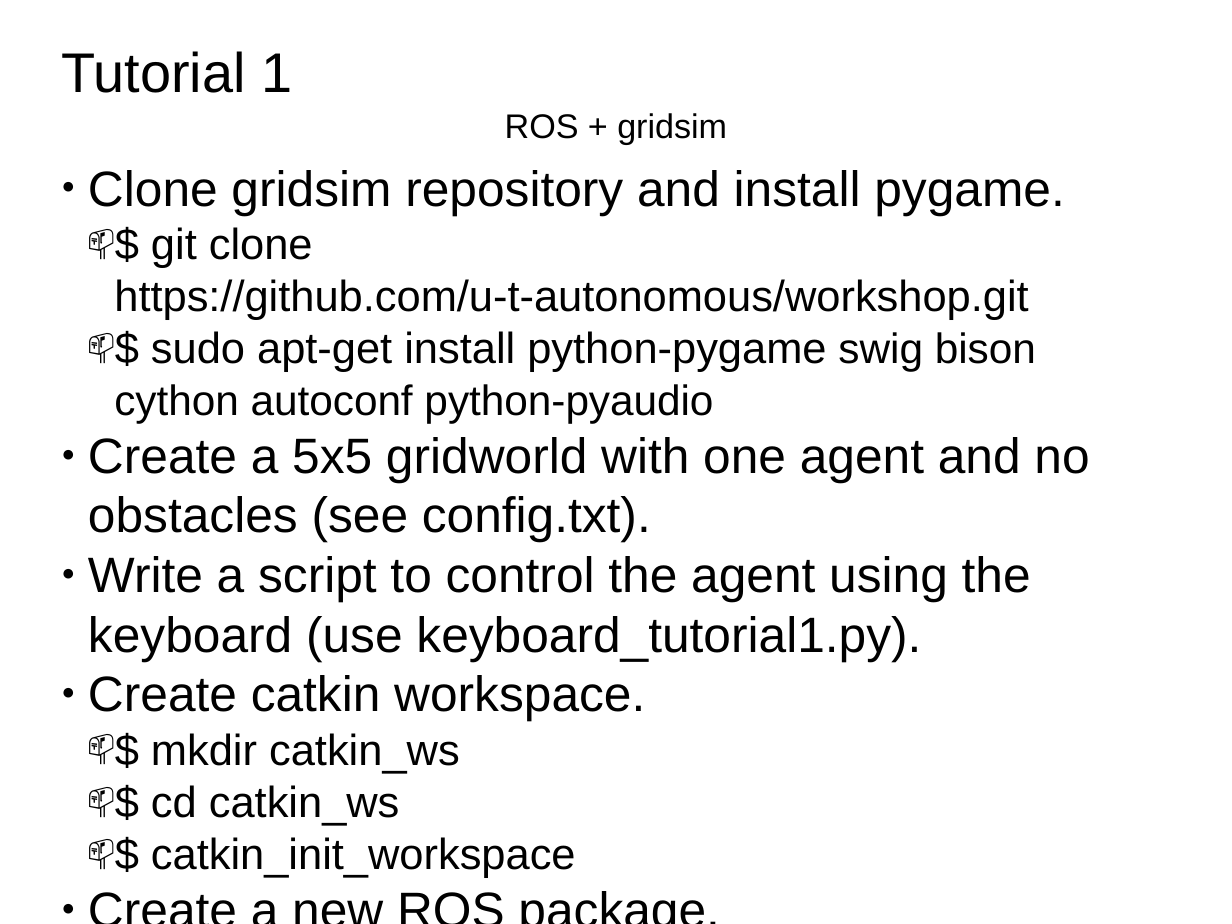
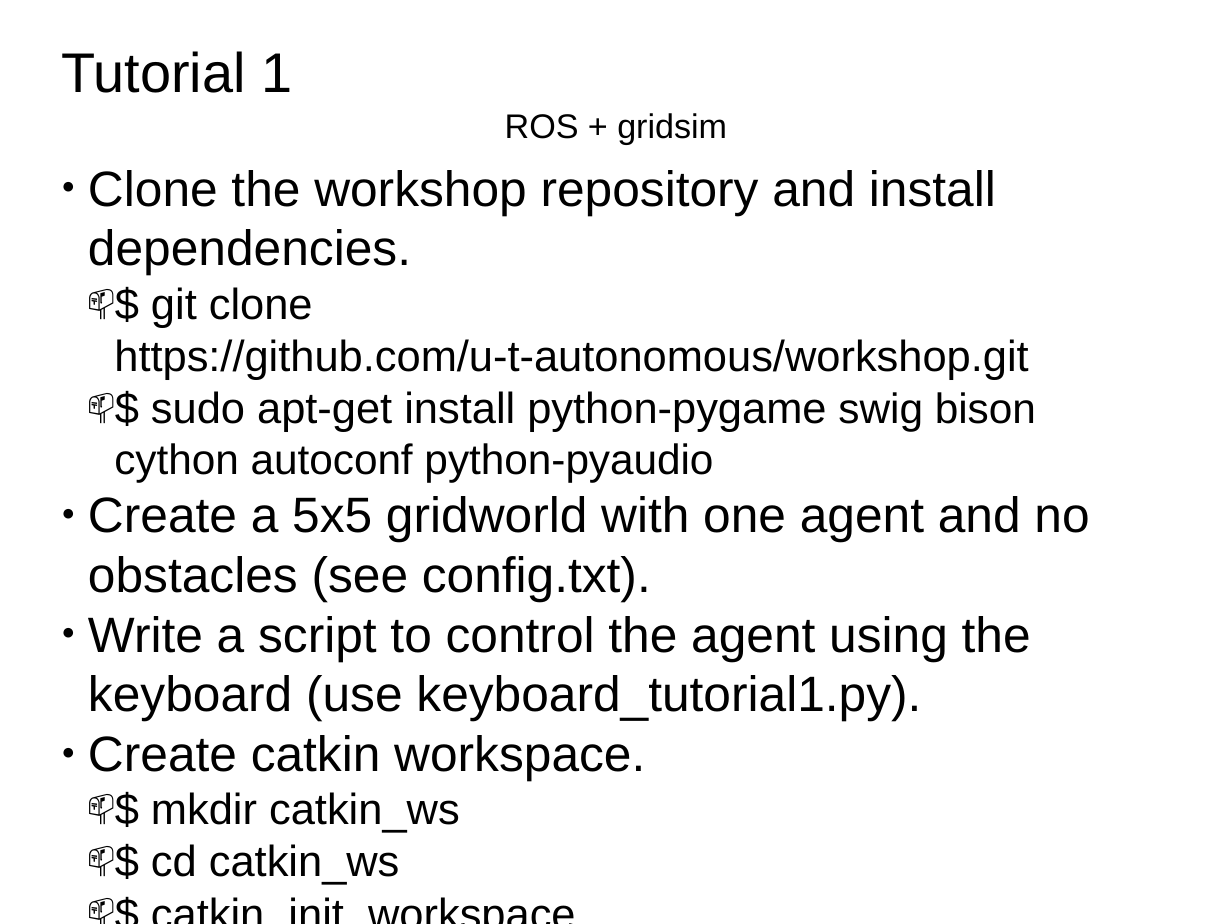
Before and after one commit to u-t-autonomous/workshop, a slide deck: slide 3 of wiald-workshop.pptx. Drawn at 1232x924 pixels with LibreOffice and Linux fonts; fonts in the diff are those of the drawing. Boxes give left, top, right and bottom in pixels: in the first picture for what was removed or moved away, otherwise in the second. Text is boxed around its words. In the diff, an @@ line names an element or a change of style, - is before the commit and + after.

```diff
--- a/wiald-workshop.pptx
+++ b/wiald-workshop.pptx
@@ text at [88, 170, 996, 275]: text changed @@
-● Clone gridsim repository and install pygame.
+● Clone the workshop repository and install dependencies.
```
Also in this commit, not shown: 1 other file.
